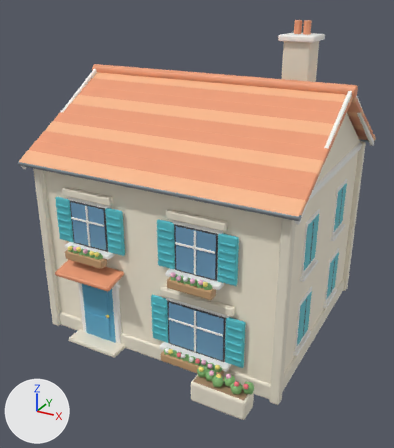
The FBX model unity/Assets/Resources/Bayview/house_a.fbx as it was, and as the next commit left it.
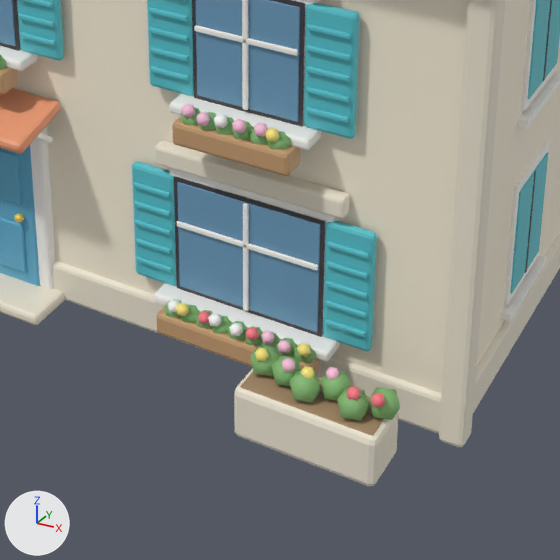
Each version is shown whole from a 50 mm lens placed at (8.43, -16.24, 11.48), pointed at (0.11, -1.1, 3.91), then close up on the part from 25% to 80% of the width and 52% to 100% of the height. The lights are fixed; the arrows at lower left show +X, +Y and +Z. The last two pictures show the newer version. Objects named as collision shapes, trigger or cutter boxes, shadow casters or lower levels of detail are left out. Where no turn or scale is listed for an object, it has been applied to the vertices.

The first close-up shows 'Visual'.
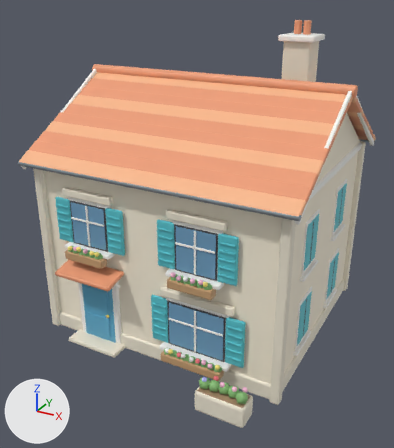
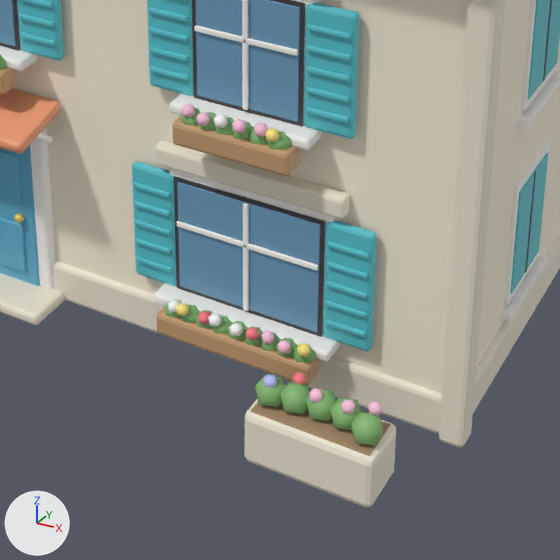
The change, as a list of edits to the scene's bpy script:
```text
Add mat_flowerblue:
    mat_flowerblue = principled_material('FlowerBlue')
    mat_flowerblue.base_color = (0.52, 0.56, 1.0)  # blue #bfc5ff
    mat_flowerblue.roughness = 0.55
Change me_cube:
    used by ob_visual; location = (0.0, 0.0, 3.1)
    remove me_cube.from_pydata(...)  # 9608 vertices, 9622 faces; spans x -4.75..4.75, y -5.0..4.27, z -3.14..7.35
    add me_cube.from_pydata(...)  # 9584 vertices, 9582 faces; spans x -4.75..4.75, y -5.3..4.27, z -3.14..7.35
    me_cube part 1: the loose piece of 12 vertices spanning x 3.52..3.88, y -4.73..-4.39, z -2.44..-2.04 is deleted
    me_cube part 2: the loose piece of 12 vertices spanning x 3.61..3.77, y -4.8..-4.65, z -2.17..-1.99 is deleted
    me_cube part 3
    56 vertices in x 2.0..2.08, y -5.0..-4.3, z -3.1..-2.39 move by (0.3, -0.3, 0.0)
    56 vertices in x 3.72..3.8, y -5.0..-4.3, z -3.1..-2.39 move by (0.1, -0.3, 0.0)
    22 vertices in x 2.13..2.68, y -4.77..-4.43, z -2.44..-1.99 move by (0.3, -0.36, 0.0)
    14 vertices in x 2.18..3.28, y -4.73..-4.38, z -2.44..-2.04 move by (0.3, -0.37, 0.0)
    12 vertices in x 2.02..2.38, y -4.73..-4.39, z -2.44..-2.04 move by (0.3, -0.43, 0.0)
    9 vertices in x 3.34..3.49, y -4.84..-4.68, z -2.12..-2.04 move by (0.31, -0.1, 0.0)
    63 vertices move from x 2.48..3.58, y -4.91..-4.5, z -2.44..-1.99 to x 2.7..3.88, y -5.19..-4.75, z -2.44..-1.99
    me_cube part 4: 20 faces spanning x 2.98..3.14, y -5.06..-4.91, z -2.17..-1.99 switch from mat_floweryellow (yellow #ffec81) to mat_flowerpink (pink #ffc5df)
    me_cube part 5: 20 faces spanning x 2.43..2.59, y -5.1..-4.94, z -2.17..-1.99 switch from mat_floweryellow (yellow #ffec81) to mat_flowerblue (blue #bfc5ff)
    me_cube part 6: 20 faces spanning x 3.63..3.8, y -4.94..-4.78, z -2.17..-1.99 switch from mat_flowerred (red #f97c86) to mat_flowerpink (pink #ffc5df)
    me_cube part 7: 20 faces spanning x 2.7..2.86, y -4.91..-4.75, z -2.17..-1.99 switch from mat_flowerpink (pink #ffc5df) to mat_flowerred (red #f97c86)
```

Changed parts and their boxes [x1, y1, x2, y2] in the close-ups (560 x 560 px; the box of a moved part takes in the faces that stretch with it):
'Visual', reshaped: before [0, 0, 560, 486]; after [0, 0, 560, 507]
part 1 of me_cube, deleted (green): before [369, 387, 400, 420]
part 2 of me_cube, deleted: before [371, 393, 385, 407]
part 3 of me_cube, moved or reshaped: before [234, 346, 399, 486]; after [245, 375, 396, 507]
part 4 of me_cube, recoloured: before [301, 366, 315, 379]; after [309, 388, 323, 403]
part 5 of me_cube, recoloured: before [255, 348, 269, 362]; after [263, 374, 277, 389]
part 6 of me_cube, recoloured: before [347, 386, 361, 401]; after [368, 401, 382, 416]
part 7 of me_cube, recoloured: before [282, 358, 295, 372]; after [293, 372, 307, 385]
